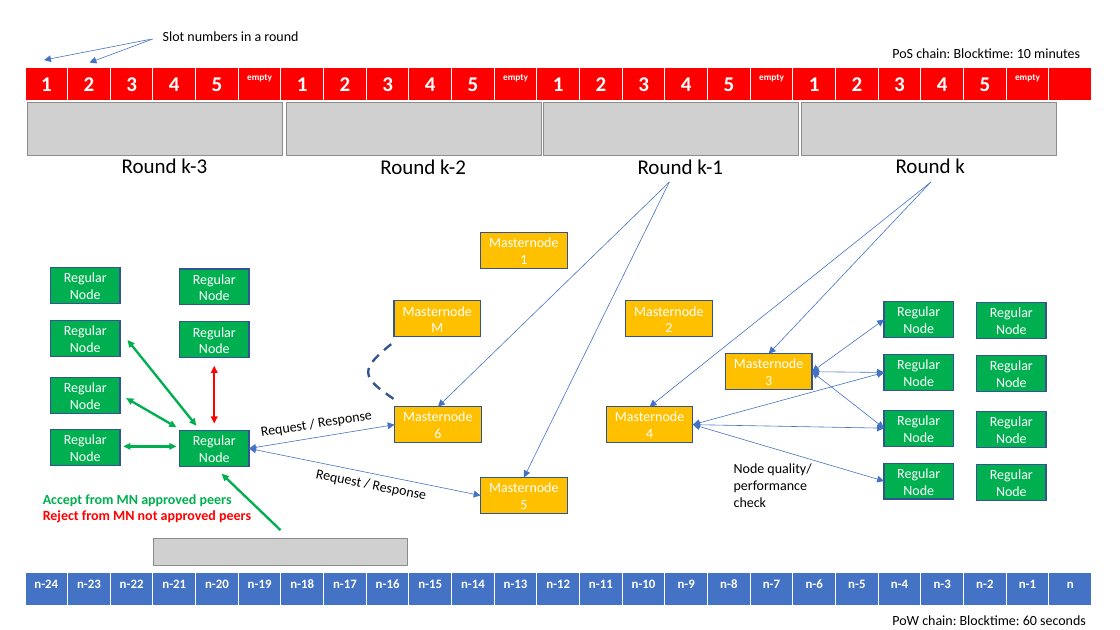
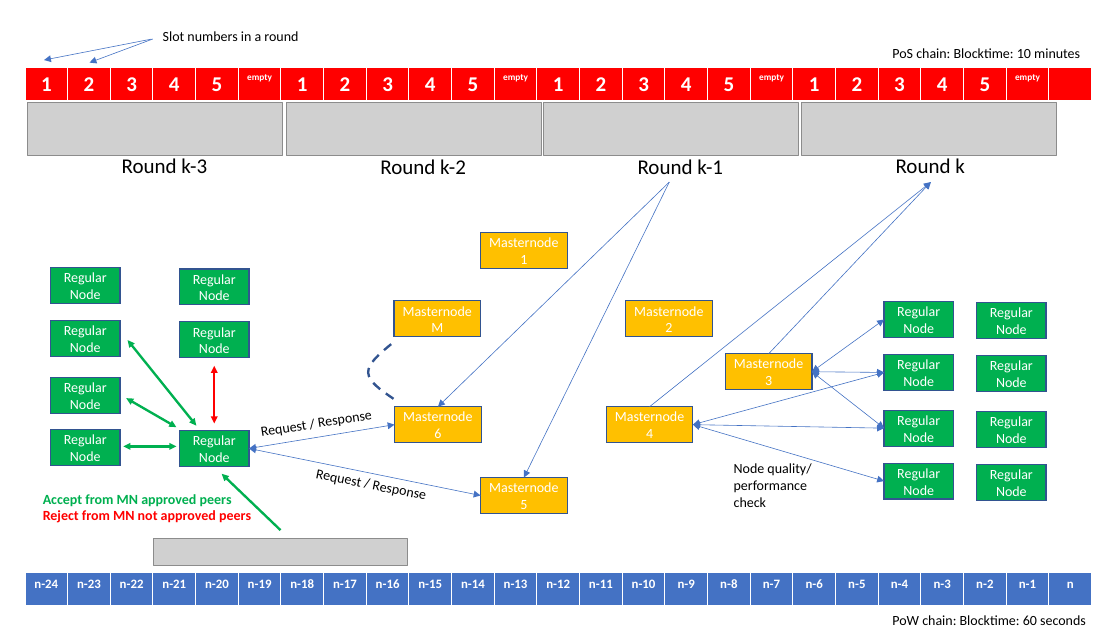
Before and after one commit to bismuthfoundation/hypernode, a slide deck: slide 4 of doc/bis-pos-doc.pptx. Drawn at 1120x630 pixels with LibreOffice and Linux fonts; fonts in the diff are those of the drawing; grey boxes stand for pictures. Boxes give left, top, right and bottom in pixels: in the first picture for what was removed or moved away, otherwise in the second. Text is boxed around its words. In the diff, an @@ line names an element or a change of style, - is before the commit and + after.

Commit message:
Updated slide 4, direction of arrows

```diff
--- a/doc/bis-pos-doc.pptx
+++ b/doc/bis-pos-doc.pptx
@@ arrow (931, 182) - (649, 407): arrowheads changed @@
@@ arrow (931, 182) - (769, 354): arrowheads changed @@
```
